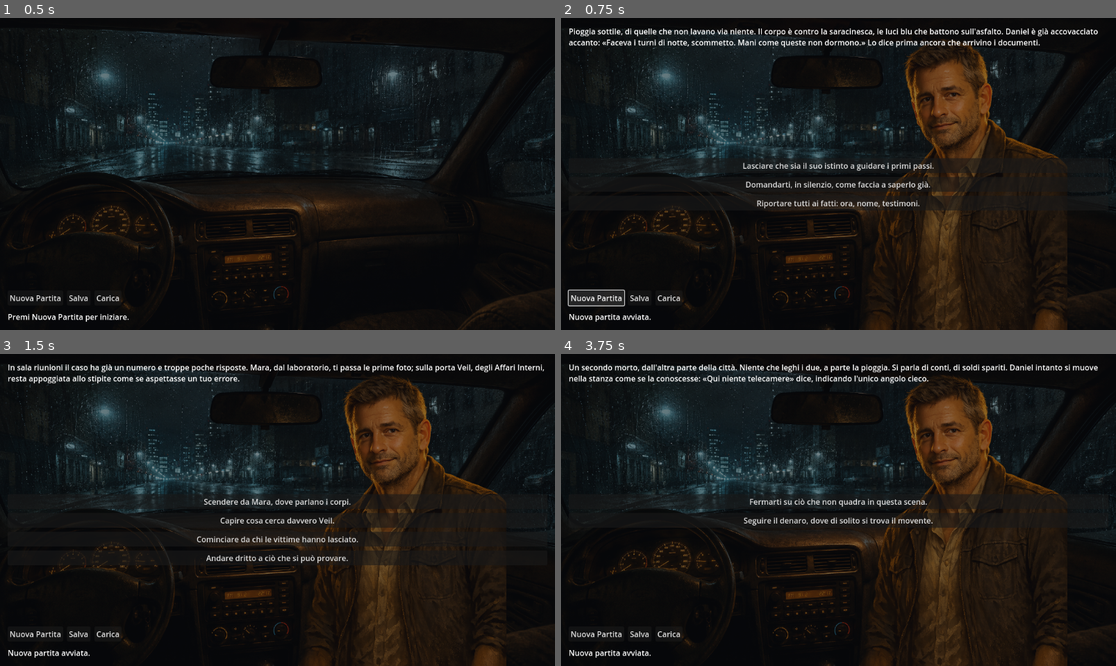
Above: before the commit, frames 1-4 (two rows, left to right).
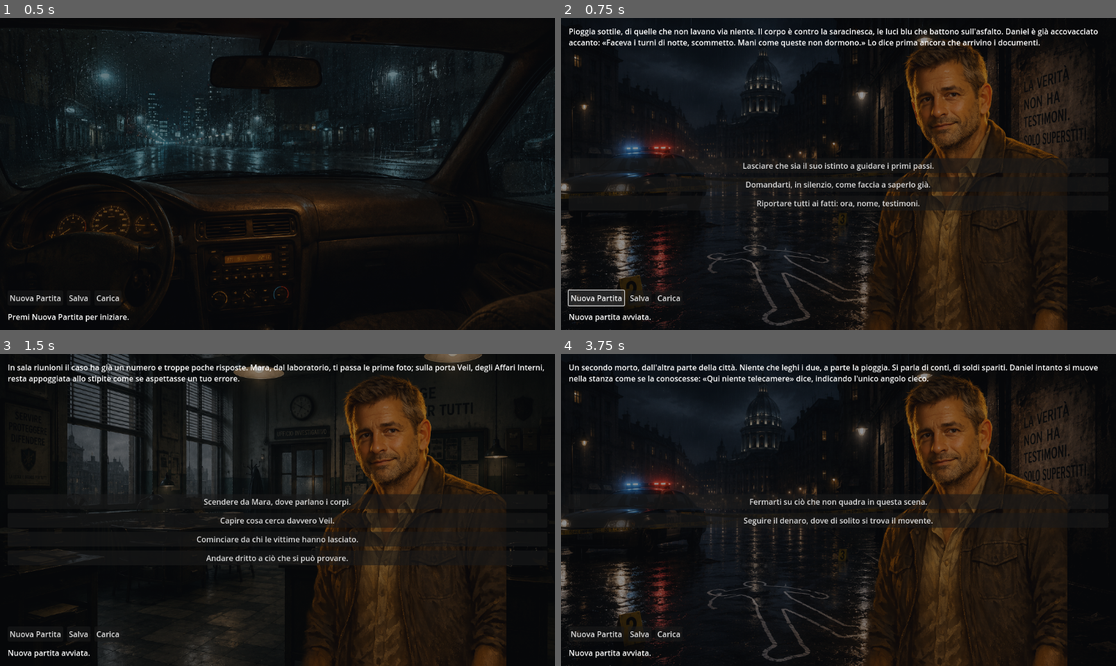
Above: after the commit, the same moments.

Repository: torsifranci2006-ship-it/gioco-test
Game: Godot game, scene res://scenes/main.tscn
Two runs of this game, one before a commit and one after it. Both use one fixed random seed, a clock stepped at 60 frames per second and the inputs below.
Inputs:
- Up to frame 1 (0.5 s): no input
- Up to frame 2 (0.75 s): click "Nuova Partita" at 0.5 s
- Up to frame 3 (1.5 s): click "Lasciare che sia il suo istin…" at 1.25 s
- Up to frame 4 (3.75 s): click "Capire cosa cerca davvero Vei…" at 2 s; click "Concederle un margine di fidu…" at 2.75 s; click "Andare dritto a ciò che si pu…" at 3.5 s

Frame 1 is identical in both runs. In frame 2, 12% of the frame differs, in the area x 0-100%, y 0-100%; in frame 3, 10%; in frame 4, 13%.

Commit message:
Collega background commissariato e scena crimine

Diff:
--- a/src/ui/main.gd
+++ b/src/ui/main.gd
@@ -11,8 +11,8 @@
 ## Mappe asset visuali: nome logico (dal campo "visual" delle scene) -> percorso res://.
 ## NB: molti valori sono FALLBACK temporanei agli unici asset finora prodotti.
 const BG_MAP := {
-	"bg_esterno_crimine_notte": "res://assets/backgrounds/bg_auto_notte.png",
-	"bg_commissariato": "res://assets/backgrounds/bg_auto_notte.png",
+	"bg_esterno_crimine_notte": "res://assets/backgrounds/bg_esterno_crimine_notte.png",
+	"bg_commissariato": "res://assets/backgrounds/bg_commissariato.png",
 	"bg_obitorio": "res://assets/backgrounds/bg_obitorio.png",
 	"bg_incontro_veil": "res://assets/backgrounds/bg_incontro_veil.png",
 	"bg_bar_privato": "res://assets/backgrounds/bg_bar_privato.png",
